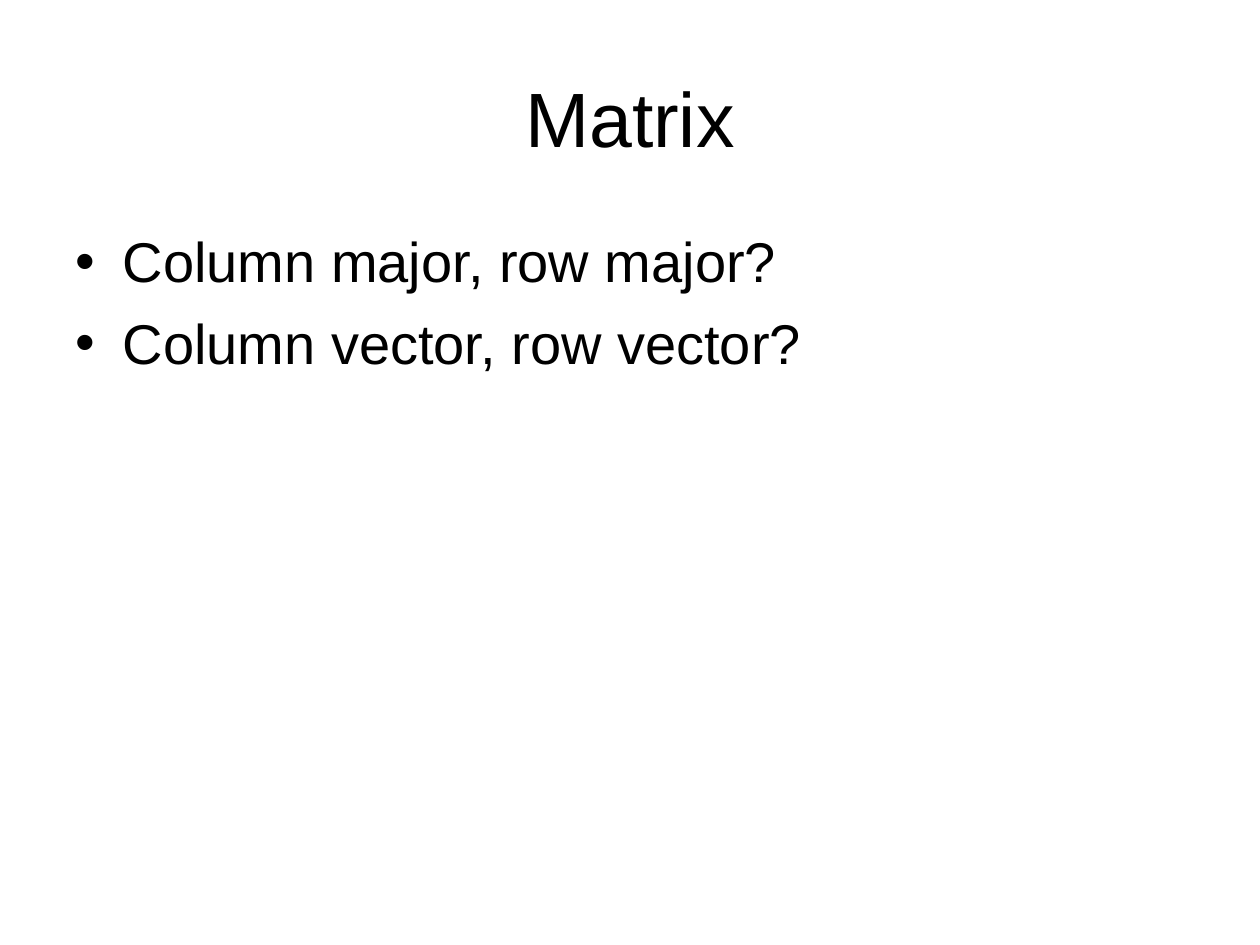
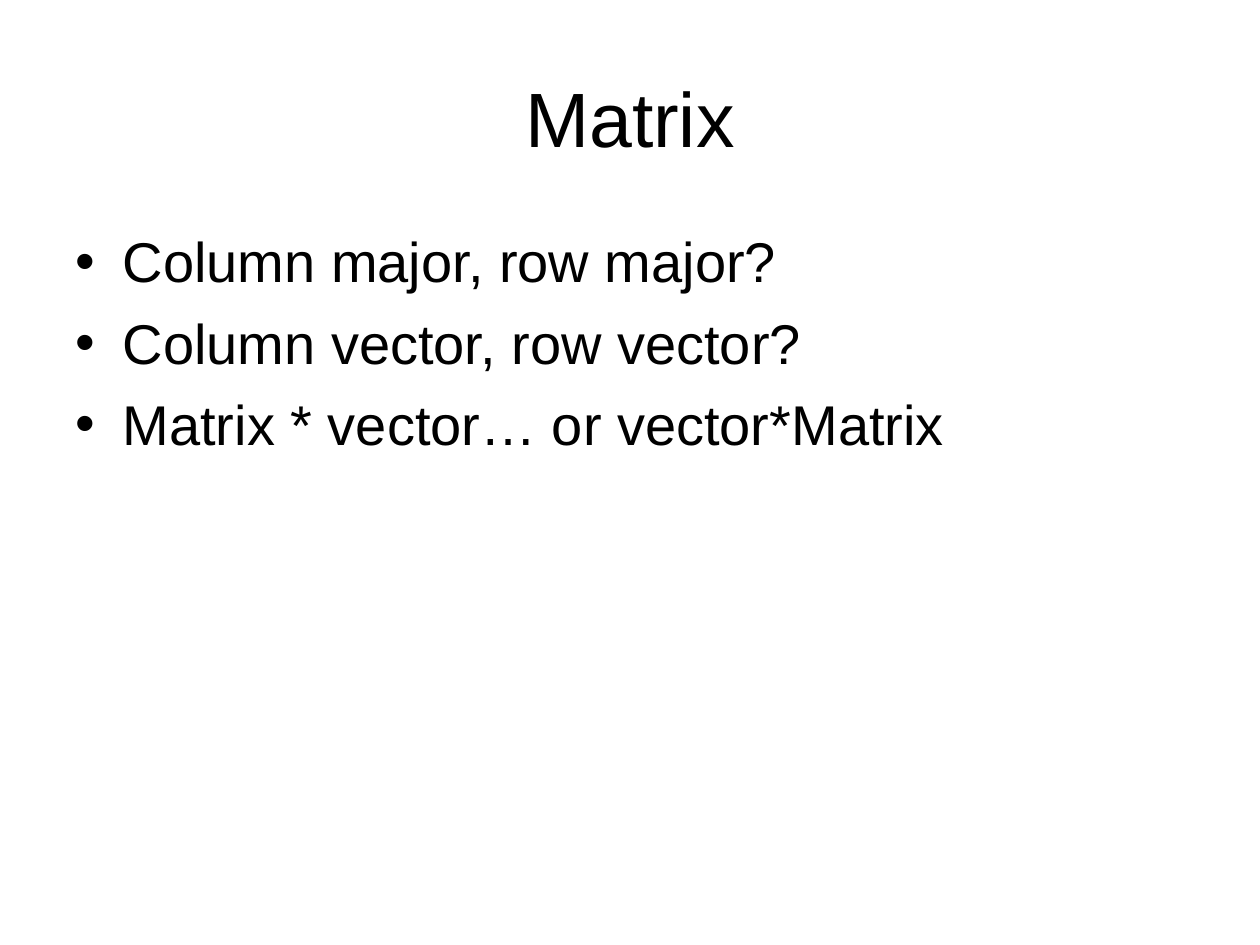
Before and after one commit to ianslayer/gpu_course, a slide deck: slide 9 of course3/Course3.ppt (slide 5 before the commit). Drawn at 1260x945 pixels with LibreOffice and Linux fonts; fonts in the diff are those of the drawing. Boxes give left, top, right and bottom in pixels: in the first picture for what was removed or moved away, otherwise in the second. Text is boxed around its words. In the diff, an @@ line names an element or a change of style, - is before the commit and + after.

```diff
--- a/course3/Course3.ppt
+++ b/course3/Course3.ppt
@@ text at (x1=123, y1=404, x2=944, y2=446): paragraph added @@
+• Matrix * vector… or vector*Matrix
```
Also in this commit, not shown: 1 other slide changed, 13 slides added, 2 slides removed, 15 other files.
